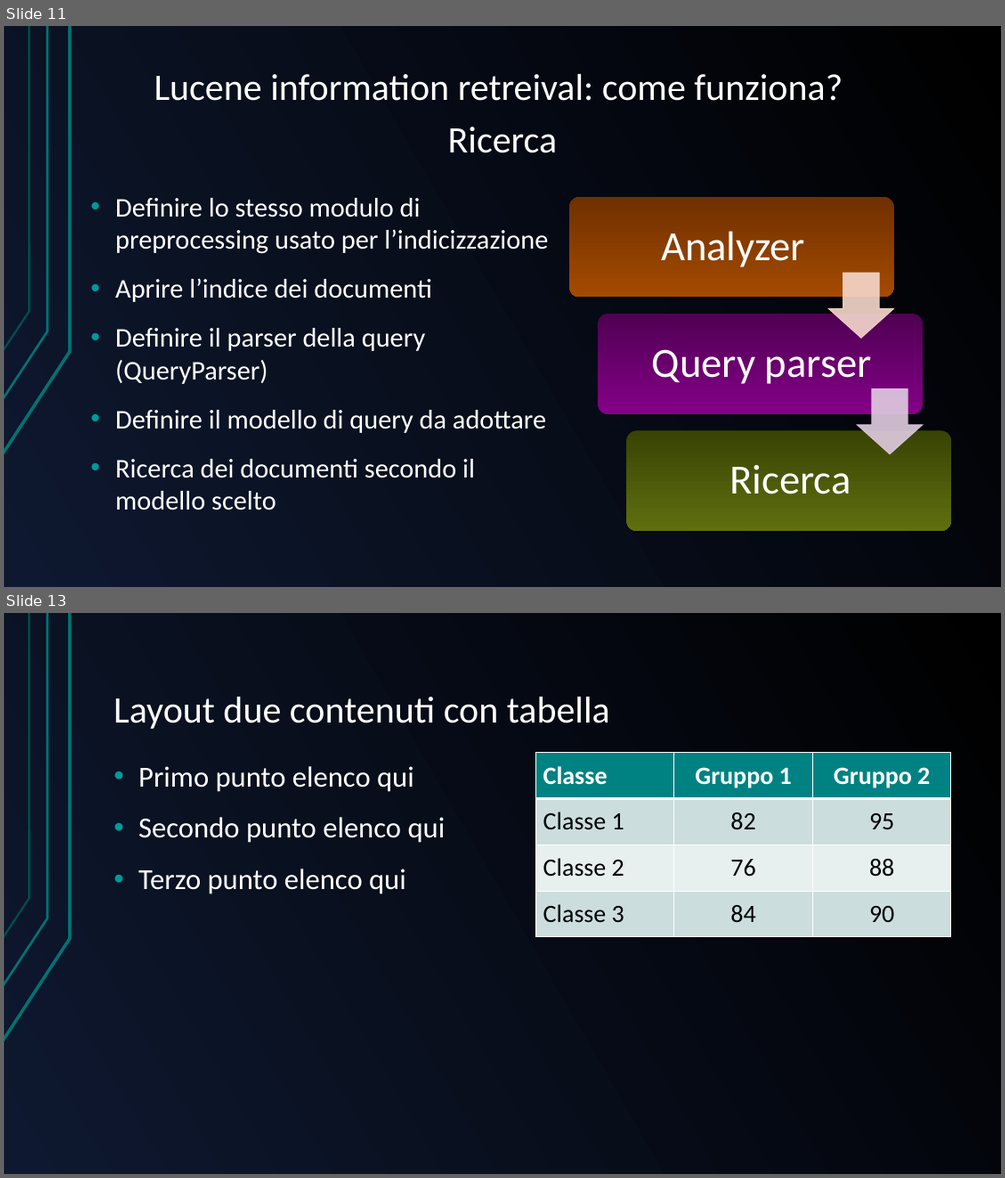
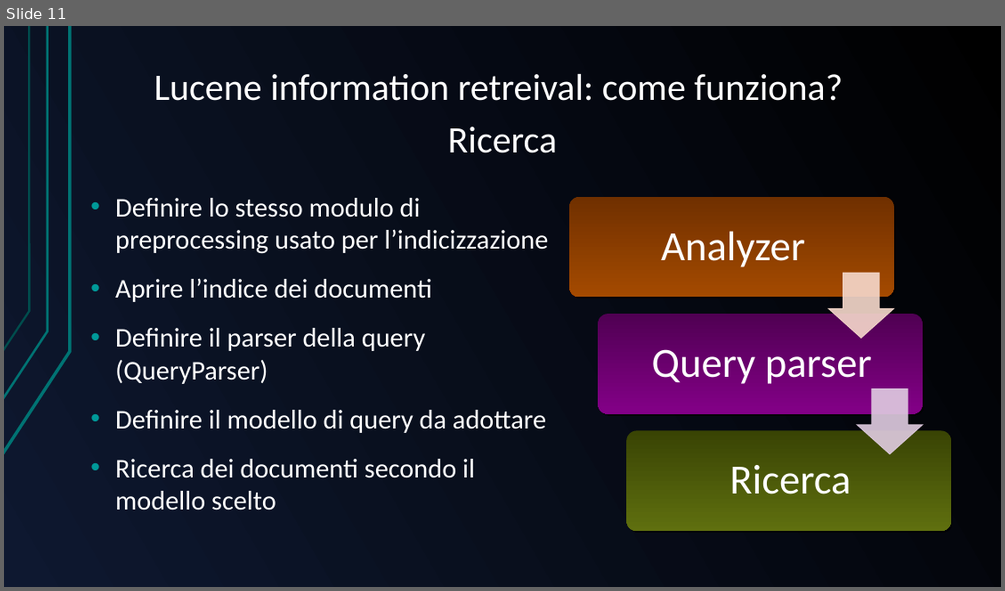
Before and after one commit to GreRagu/ProgettoGavi, a slide deck: Hegregio.odp. Shown one above the other, each under a label of ours: slides 11 and 13 before the commit, slide 11 after it; the slides between them are not shown. The pictures are 1005x1178 and 1005x591 pixels, drawn with LibreOffice and Linux fonts; fonts in the diff are those of the drawing. Boxes give left, top, right and bottom in pixels: in the first picture for what was removed or moved away, otherwise in the second. Text is boxed around its words. In the diff, an @@ line names an element or a change of style, - is before the commit and + after.

```diff
--- a/Hegregio.odp
+++ b/Hegregio.odp
@@ slide 13 removed at <box>4,613,1001,1174</box>, background gradient #000000 to #0E1830; not listed: 3 template elements that a slide beside it also shows @@
@@ title removed at <box>113,697,610,729</box> @@
-Layout due contenuti con tabella
@@ text removed at <box>138,766,445,894</box> @@
-• Primo punto elenco qui
-• Secondo punto elenco qui
-• Terzo punto elenco qui
@@ table removed at <box>535,753,951,938</box>, 4 rows, 3 columns @@
-Classe | Gruppo 1 | Gruppo 2
-Classe 1 | 82 | 95
-Classe 2 | 76 | 88
-Classe 3 | 84 | 90
```
Also in this commit, not shown: 1 slide changed, 7 slides added, 1 other slide removed.
